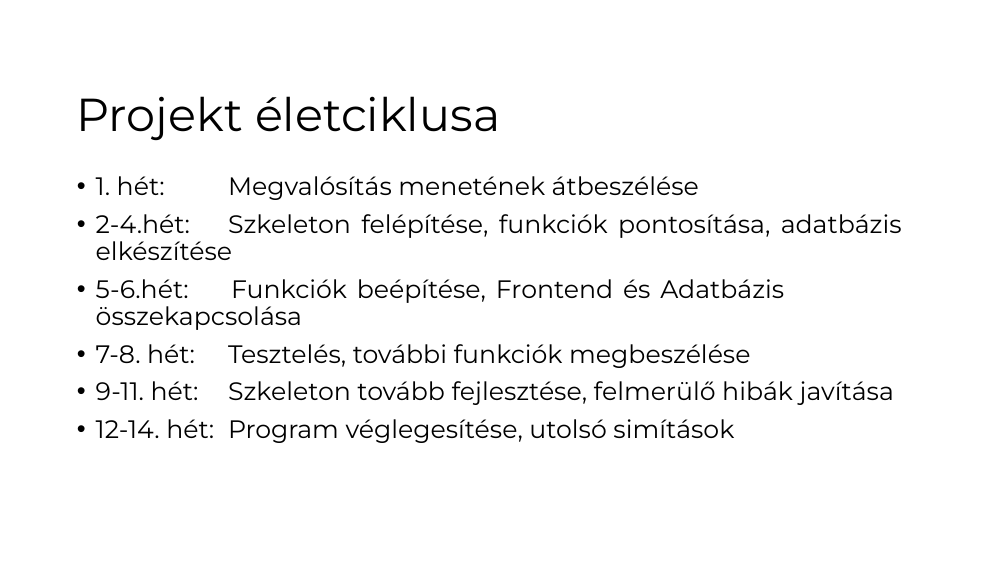
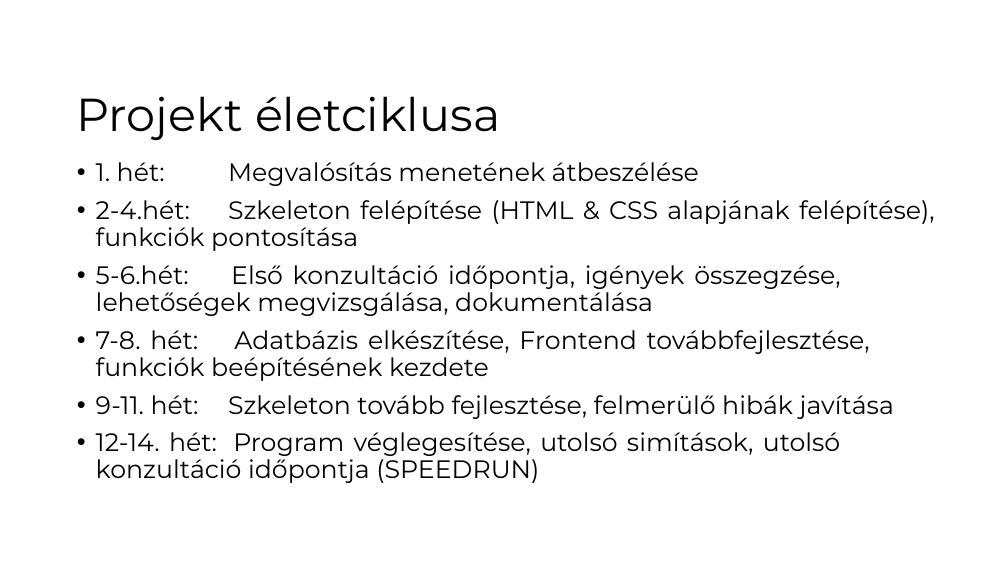
Before and after one commit to Azozzer/Projetkmunka-1-2, a slide deck: slide 3 of SZE_tantargyi_tudasbazis.pptx (slide 4 before the commit). Drawn at 1008x567 pixels with LibreOffice and Linux fonts; fonts in the diff are those of the drawing; background and template pictures are left out. Boxes give left, top, right and bottom in pixels: in the first picture for what was removed or moved away, otherwise in the second. Text is boxed around its words. In the diff, an @@ line names an element or a change of style, - is before the commit and + after.

```diff
--- a/SZE_tantargyi_tudasbazis.pptx
+++ b/SZE_tantargyi_tudasbazis.pptx
@@ text "1. hét: Megvalósítás menetének átbeszélése": place and size @@
-text "1. hét: Megvalósítás menetének átbeszélése" at <box>96,176,902,443</box>
+text "1. hét: Megvalósítás menetének átbeszélése" at <box>96,162,935,483</box>
@@ text at <box>96,200,935,381</box>: text changed @@
-• 2-4.hét: Szkeleton felépítése, funkciók pontosítása, adatbázis elkészítése
-• 5-6.hét: Funkciók beépítése, Frontend és Adatbázis összekapcsolása
-• 7-8. hét: Tesztelés, további funkciók megbeszélése
+• 2-4.hét: Szkeleton felépítése (HTML & CSS alapjának felépítése), funkciók pontosítása
+• 5-6.hét: Első konzultáció időpontja, igények összegzése, lehetőségek megvizsgálása, dokumentálása
+• 7-8. hét: Adatbázis elkészítése, Frontend továbbfejlesztése, funkciók beépítésének kezdete
@@ text at <box>96,432,840,483</box>: text changed @@
-• 12-14. hét: Program véglegesítése, utolsó simítások
+• 12-14. hét: Program véglegesítése, utolsó simítások, utolsó konzultáció időpontja (SPEEDRUN)
```
Also in this commit, not shown: 5 other slides changed.
